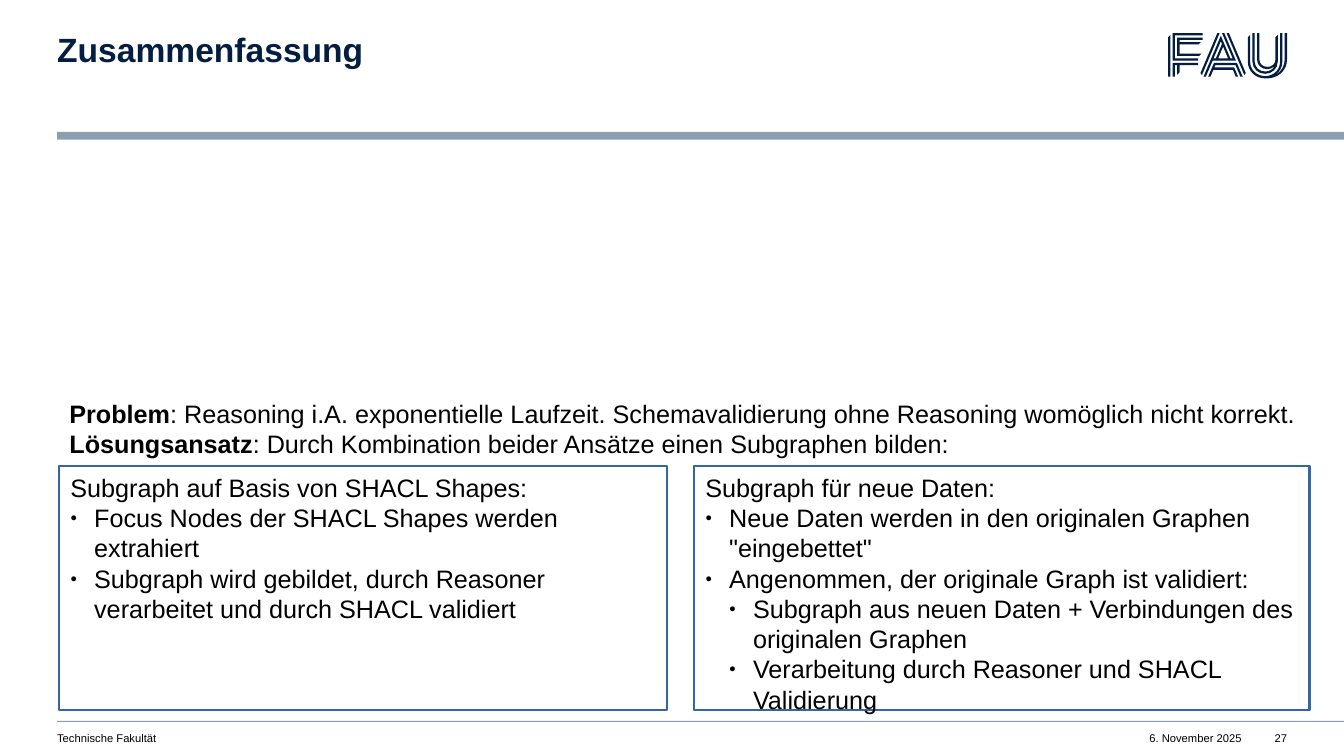
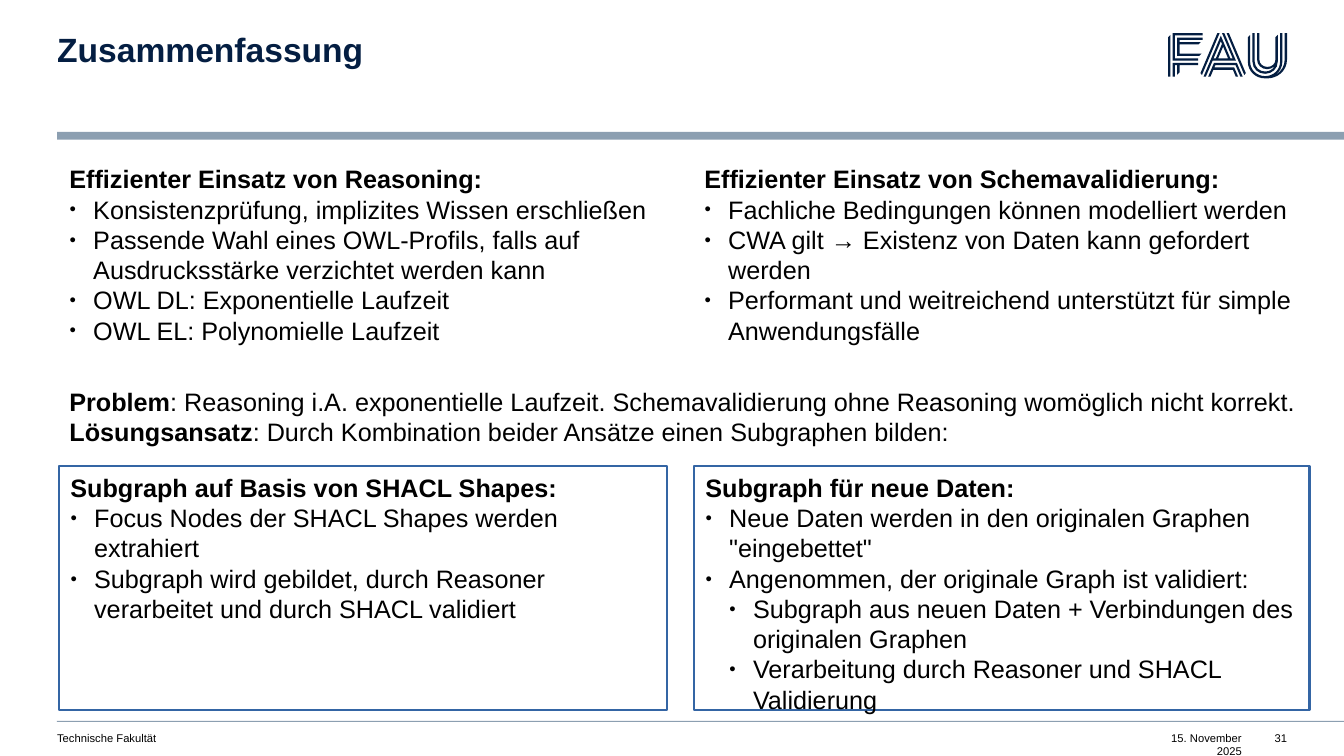
Before and after one commit to psittacus/MasterPresentation, a slide deck: slide 31 of Presentation.odp (slide 27 before the commit). Drawn at 1344x756 pixels with LibreOffice and Linux fonts; fonts in the diff are those of the drawing. Boxes give left, top, right and bottom in pixels: in the first picture for what was removed or moved away, otherwise in the second. Text is boxed around its words. In the diff, an @@ line names an element or a change of style, - is before the commit and + after.

```diff
--- a/Presentation.odp
+++ b/Presentation.odp
@@ text added at [69,169,646,345], 18 pt, text #000000 @@
+Effizienter Einsatz von Reasoning:
+● Konsistenzprüfung, implizites Wissen erschließen
+● Passende Wahl eines OWL-Profils, falls auf Ausdrucksstärke verzichtet werden kann
+● OWL DL: Exponentielle Laufzeit
+● OWL EL: Polynomielle Laufzeit
@@ text added at [704,169,1291,345], 18 pt, text #000000 @@
+Effizienter Einsatz von Schemavalidierung:
+● Fachliche Bedingungen können modelliert werden
+● CWA gilt → Existenz von Daten kann gefordert werden
+● Performant und weitreichend unterstützt für simple Anwendungsfälle
@@ text "Problem: Reasoning i.A. exponentielle Laufzeit. ...": place and size @@
-text "Problem: Reasoning i.A. exponentielle Laufzeit. ..." at [69,404,1295,458]
+text "Problem: Reasoning i.A. exponentielle Laufzeit. ..." at [69,392,1295,447]
@@ text in rectangle at [70,478,557,503]: bold on in "Subgraph auf Basis von SHACL Shapes:" @@
@@ text in rectangle at [705,478,1014,503]: bold on in "Subgraph für neue Daten:" @@
@@ text at [1171,734,1242,755]: text changed @@
-6. November 2025
+15. November 2025
@@ page number at [1275,734,1287,742]: text changed @@
-27
+31
```
Also in this commit, not shown: 26 other slides changed, 5 slides added, 1 other file.
